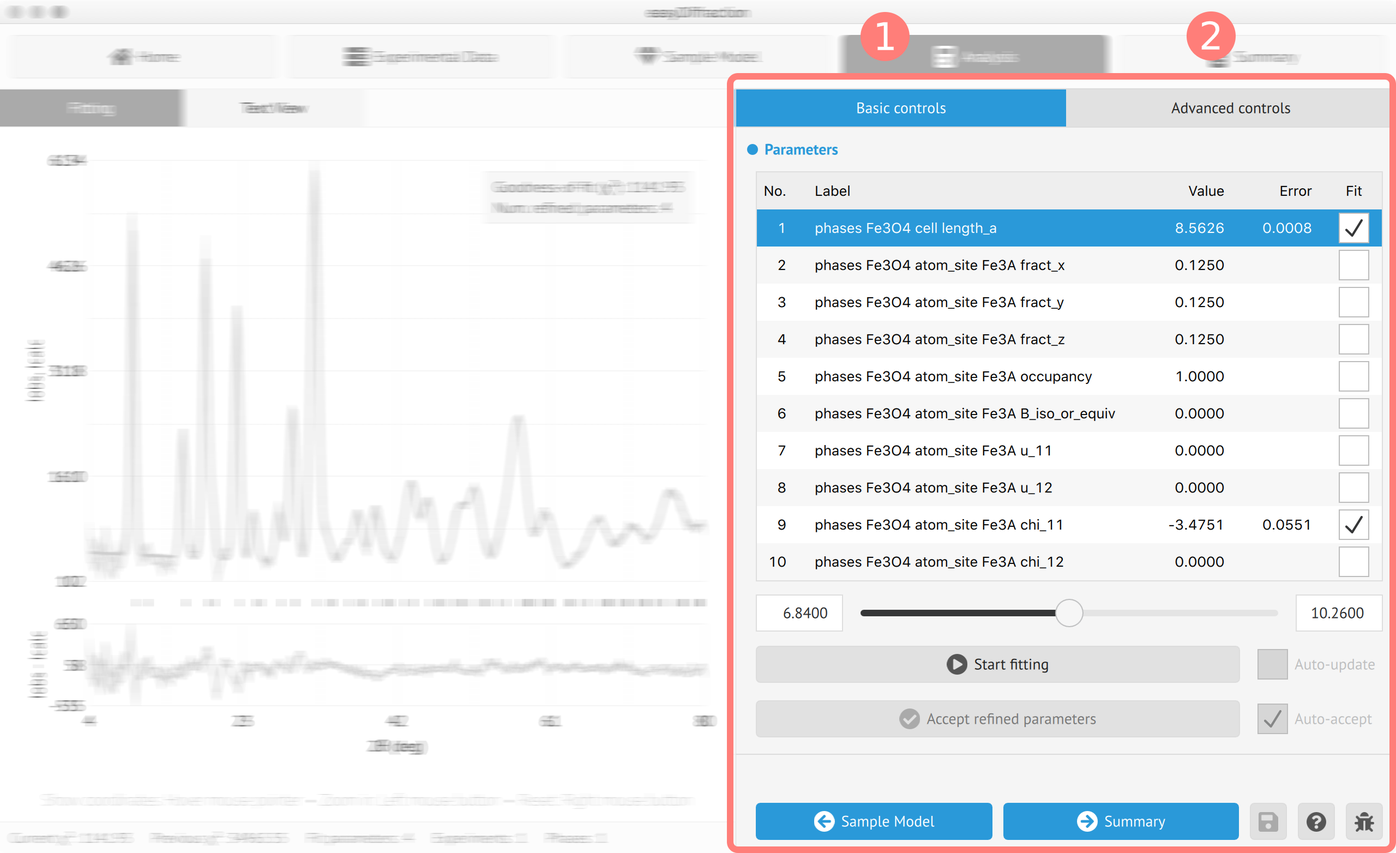
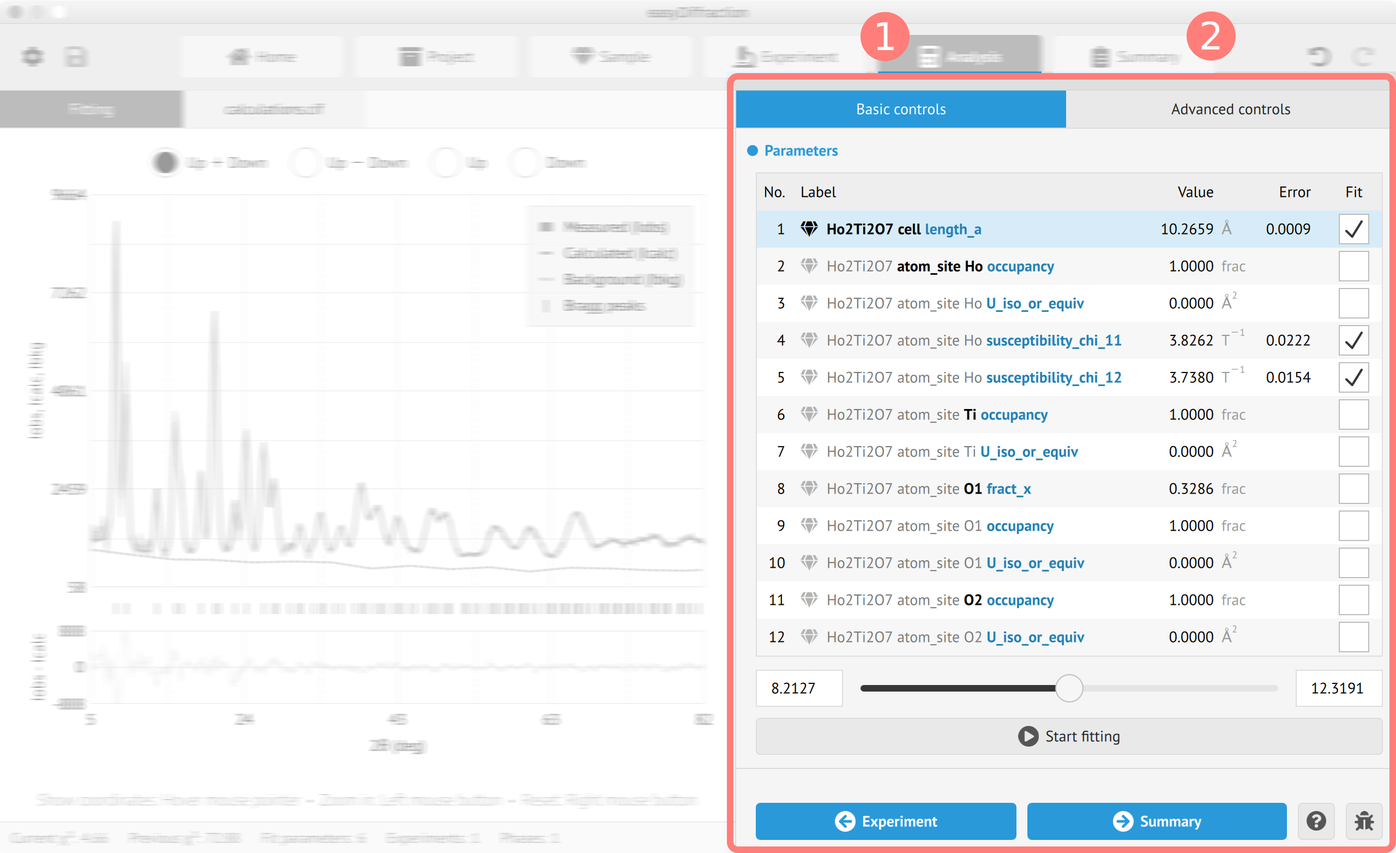
The second (1396, 853) image is a revision of the first. Changes to its layers:
painted on "Background" over [0, 0, 1396, 853]
